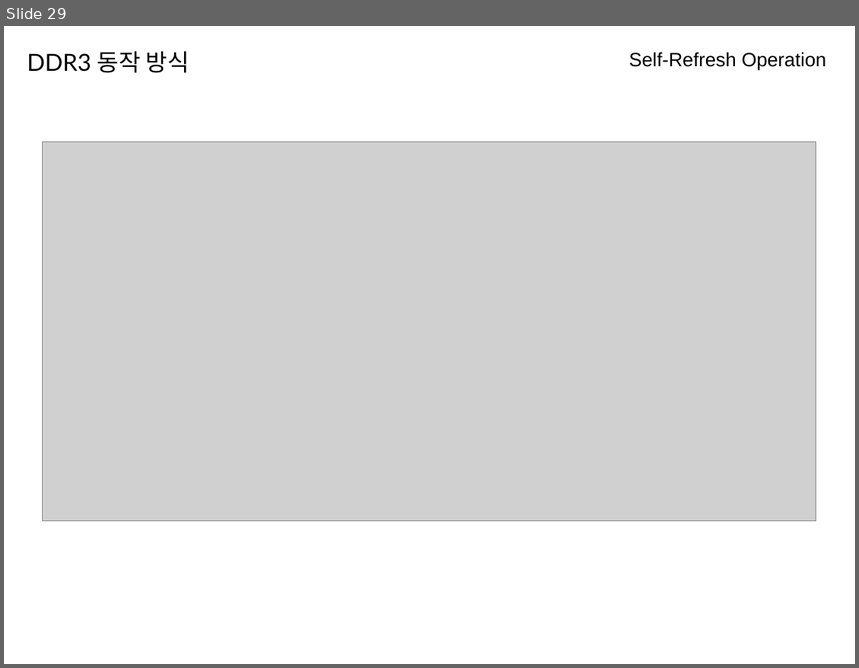
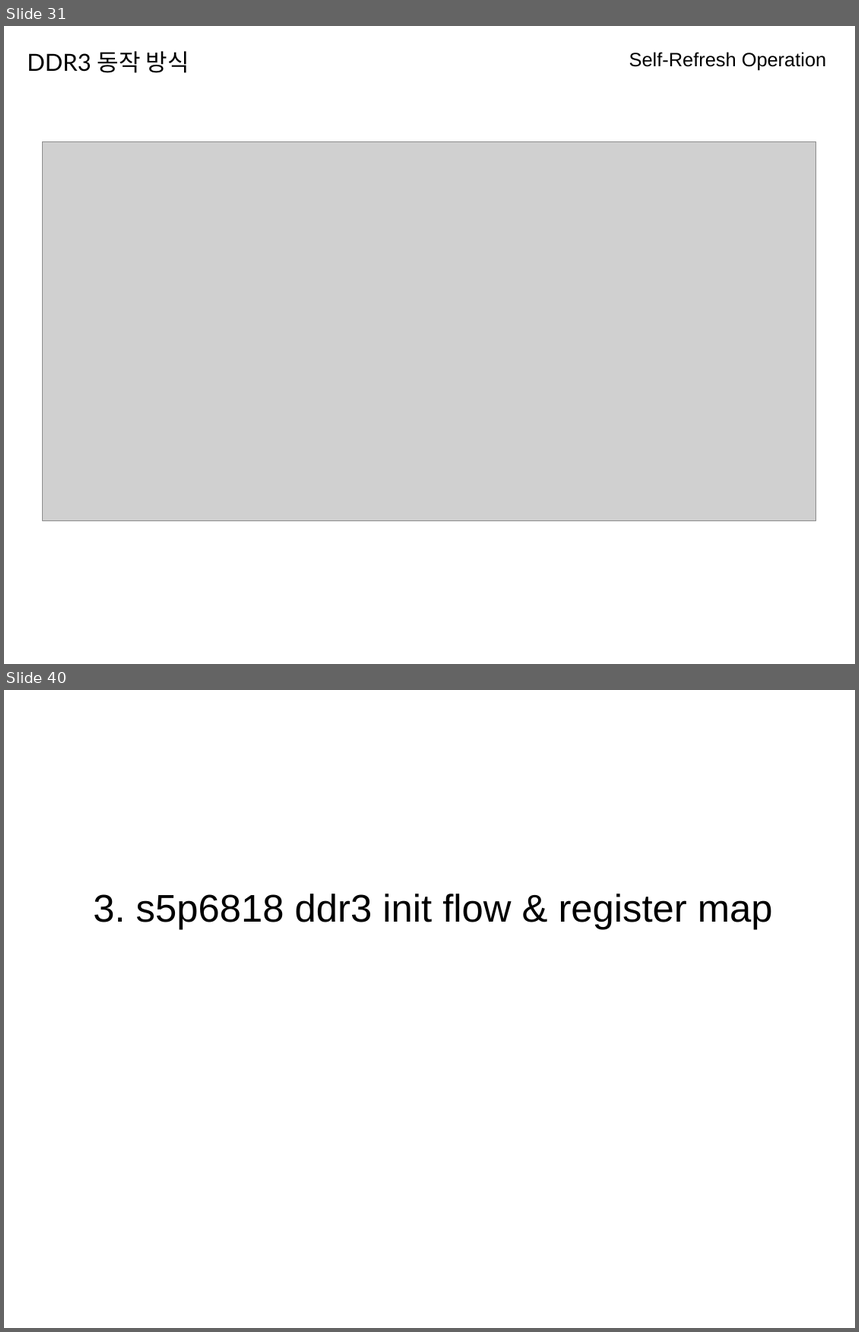
Before and after one commit to kchhero/kchhero.github.io, a slide deck: _posts_data/DDR3_세미나.odp. Shown one above the other, each under a label of ours: slide 29 before the commit, slides 31 and 40 after it; the slides between them are not shown. The pictures are 859x668 and 859x1332 pixels, drawn with LibreOffice and Linux fonts; fonts in the diff are those of the drawing; grey boxes stand for pictures. Boxes give left, top, right and bottom in pixels: in the first picture for what was removed or moved away, otherwise in the second. Text is boxed around its words. In the diff, an @@ line names an element or a change of style, - is before the commit and + after.

```diff
--- a/_posts_data/DDR3_세미나.odp
+++ b/_posts_data/DDR3_세미나.odp
@@ slide 40 added at (x1=4, y1=690, x2=855, y2=1328), background #FFFFFF @@
@@ title added at (x1=93, y1=894, x2=773, y2=930), 36 pt, text #000000 @@
+3. s5p6818 ddr3 init flow & register map
@@ what was slide 29 is now slide 31 @@
```
Also in this commit, not shown: 1 slide changed, 26 other slides added, 10 slides removed.
